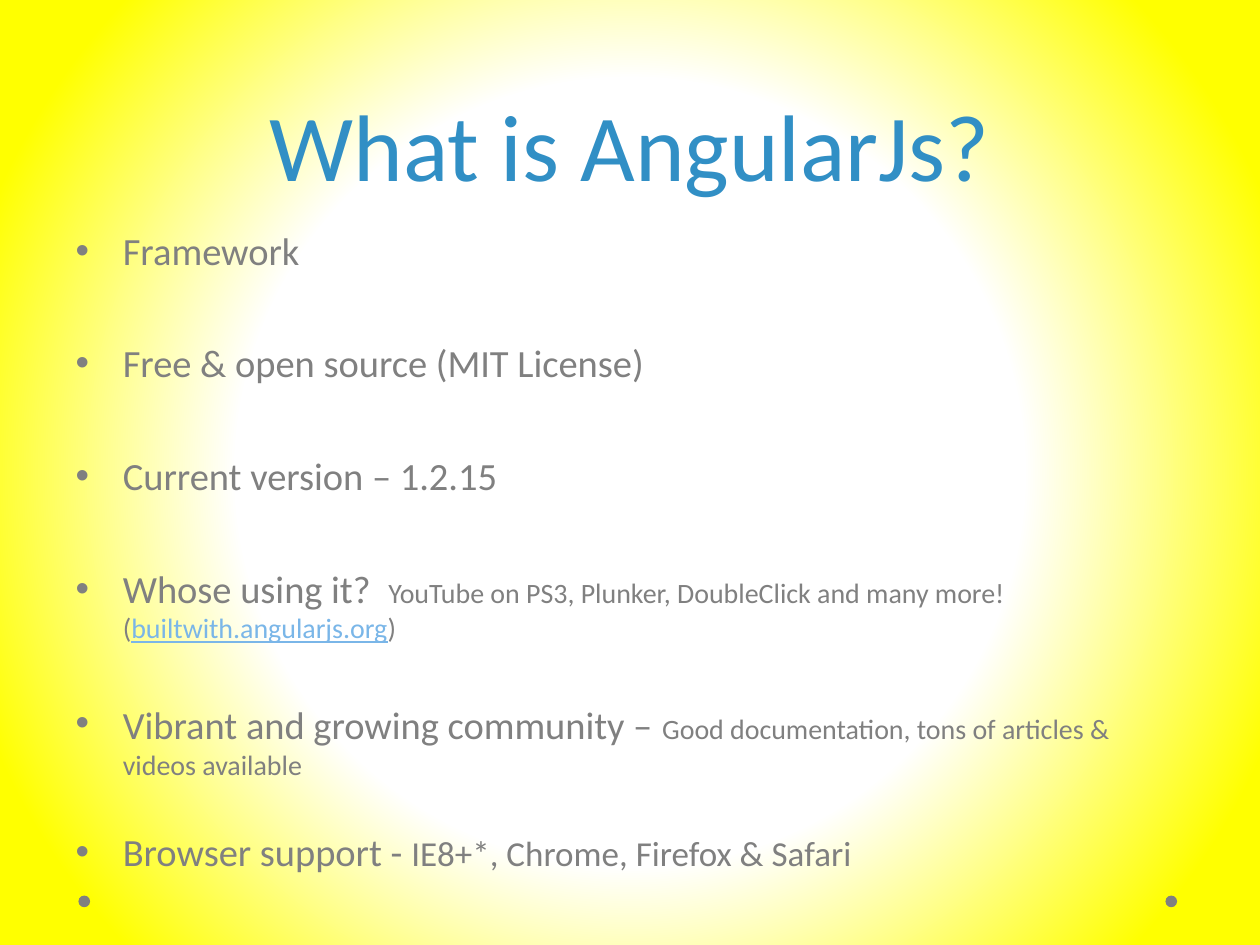
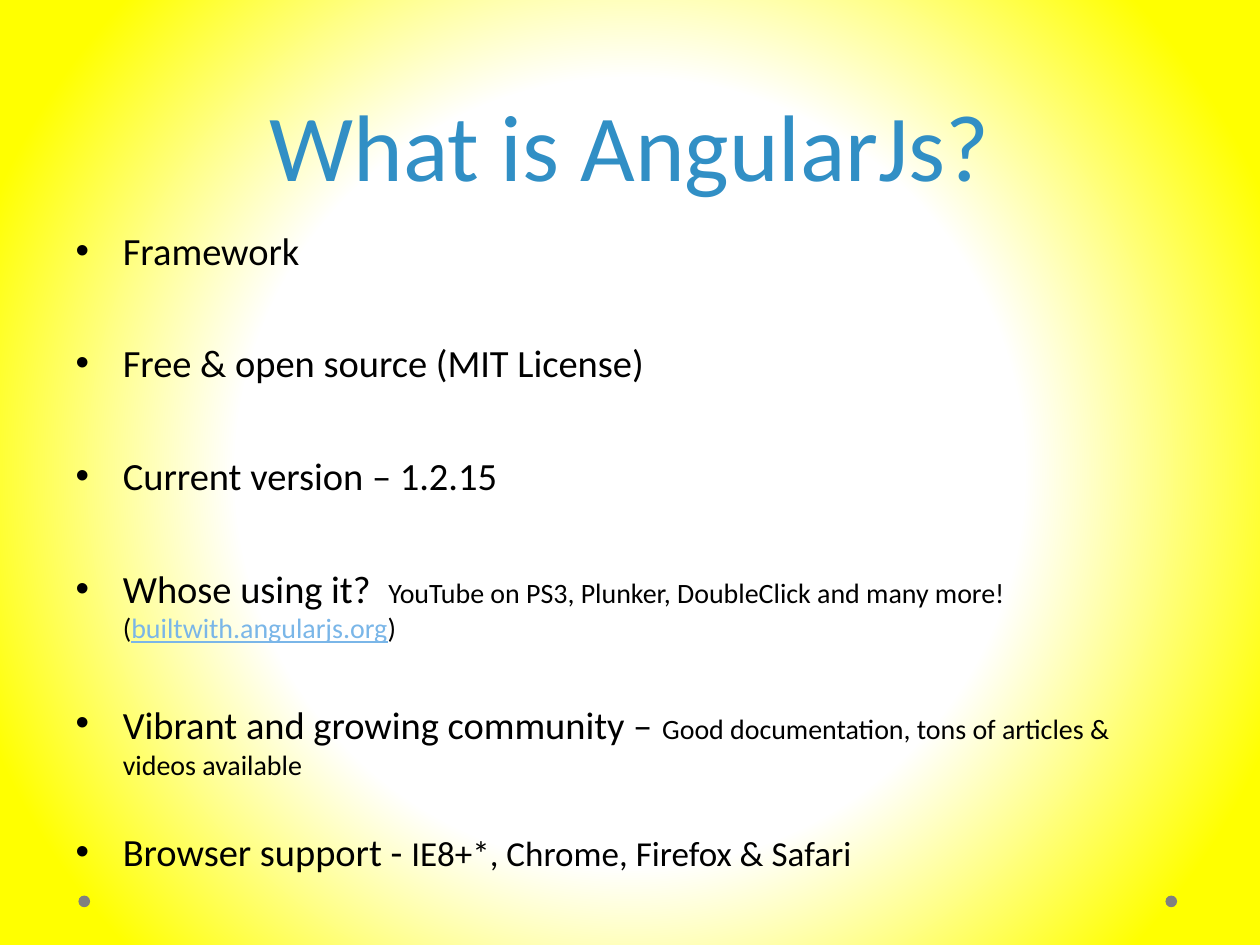
Before and after one commit to murtazahaveliwala/technext-angularjs-demo, a slide deck: slide 4 of Introduction to AngularJs.pptx. Drawn at 1260x945 pixels with LibreOffice and Linux fonts; fonts in the diff are those of the drawing. Boxes give left, top, right and bottom in pixels: in the first picture for what was removed or moved away, otherwise in the second. Text is boxed around its words. In the diff, an @@ line names an element or a change of style, - is before the commit and + after.

```diff
--- a/Introduction to AngularJs.pptx
+++ b/Introduction to AngularJs.pptx
@@ text "Framework" at <box>123,233,1084,876</box>: text colour #808080 to #000000 @@
```
Also in this commit, not shown: 10 other slides changed, 2 slides removed.
